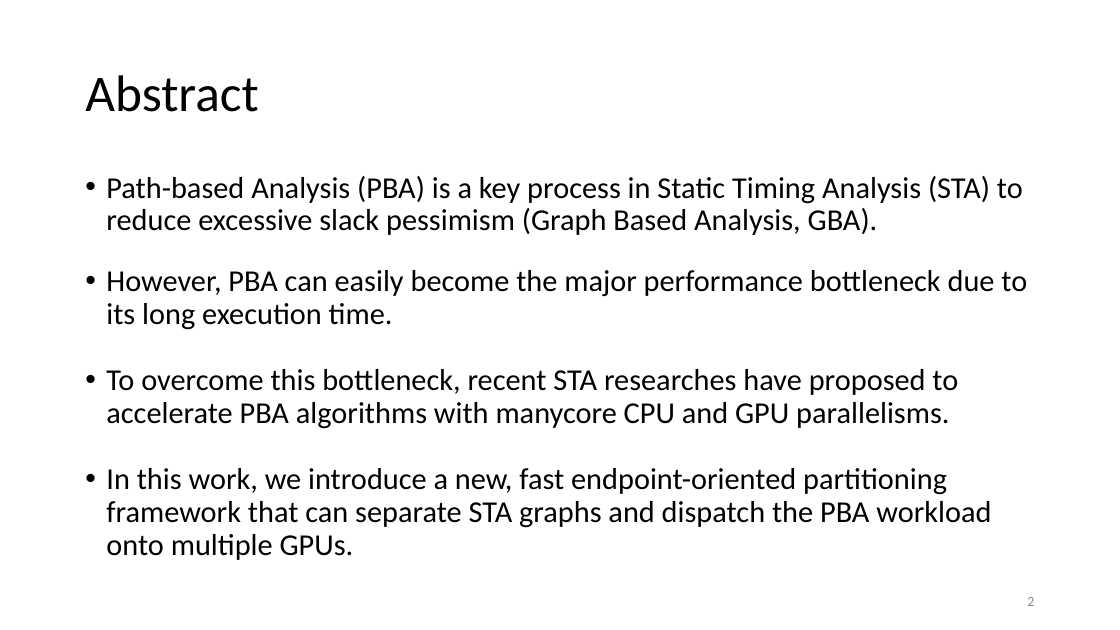
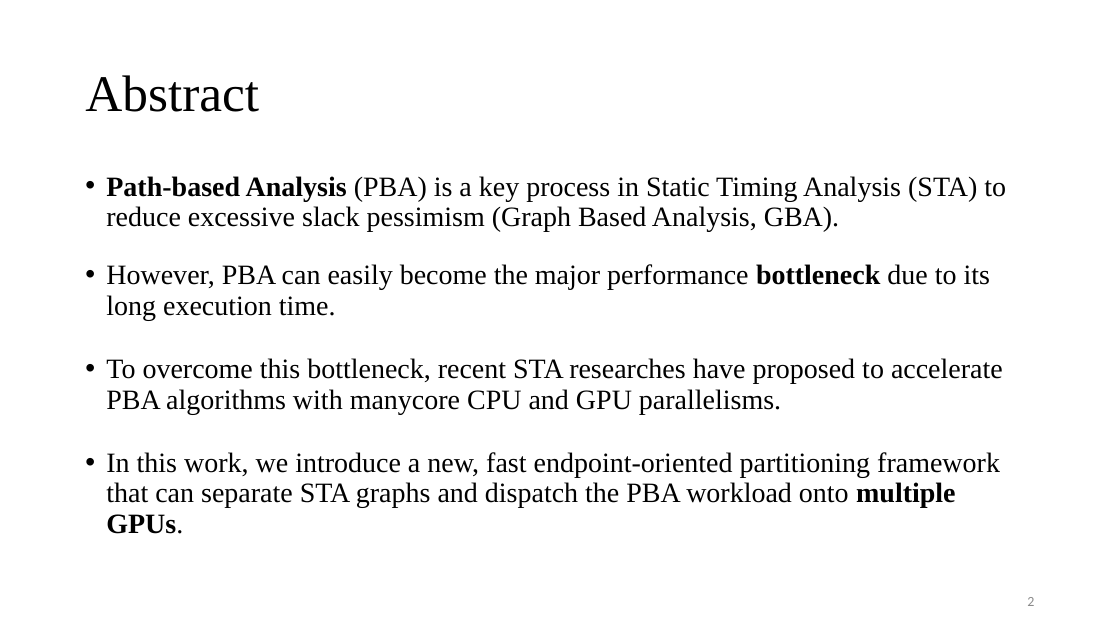
Before and after one commit to Pacific-Feng-Studuies/Studied-Papers, a slide deck: slide 3 of GM/Partition/Fast STA Graph Partitioning Framework for Multi-GPU Acceleration/Fast STA Graph Partitioning Framework for Multi-GPU Acceleration.pptx. Drawn at 1120x630 pixels with LibreOffice and Linux fonts; fonts in the diff are those of the drawing. Boxes give left, top, right and bottom in pixels: in the first picture for what was removed or moved away, otherwise in the second. Text is boxed around its words. In the diff, an @@ line names an element or a change of style, - is before the commit and + after.

```diff
--- a/GM/Partition/Fast STA Graph Partitioning Framework for Multi-GPU Acceleration/Fast STA Graph Partitioning Framework for Multi-GPU Acceleration.pptx
+++ b/GM/Partition/Fast STA Graph Partitioning Framework for Multi-GPU Acceleration/Fast STA Graph Partitioning Framework for Multi-GPU Acceleration.pptx
@@ title "Abstract" at bbox=[85, 75, 259, 112]: font Calibri to Times New Roman @@
@@ text "Path-based Analysis (PBA) is a ..." at bbox=[106, 176, 1006, 534]: size 26 to 24 pt, font Calibri to Times New Roman; bold on in "Path-based Analysis", "bottleneck", "multiple GPUs." @@
```
Also in this commit, not shown: 12 other slides changed, 8 slides added.
